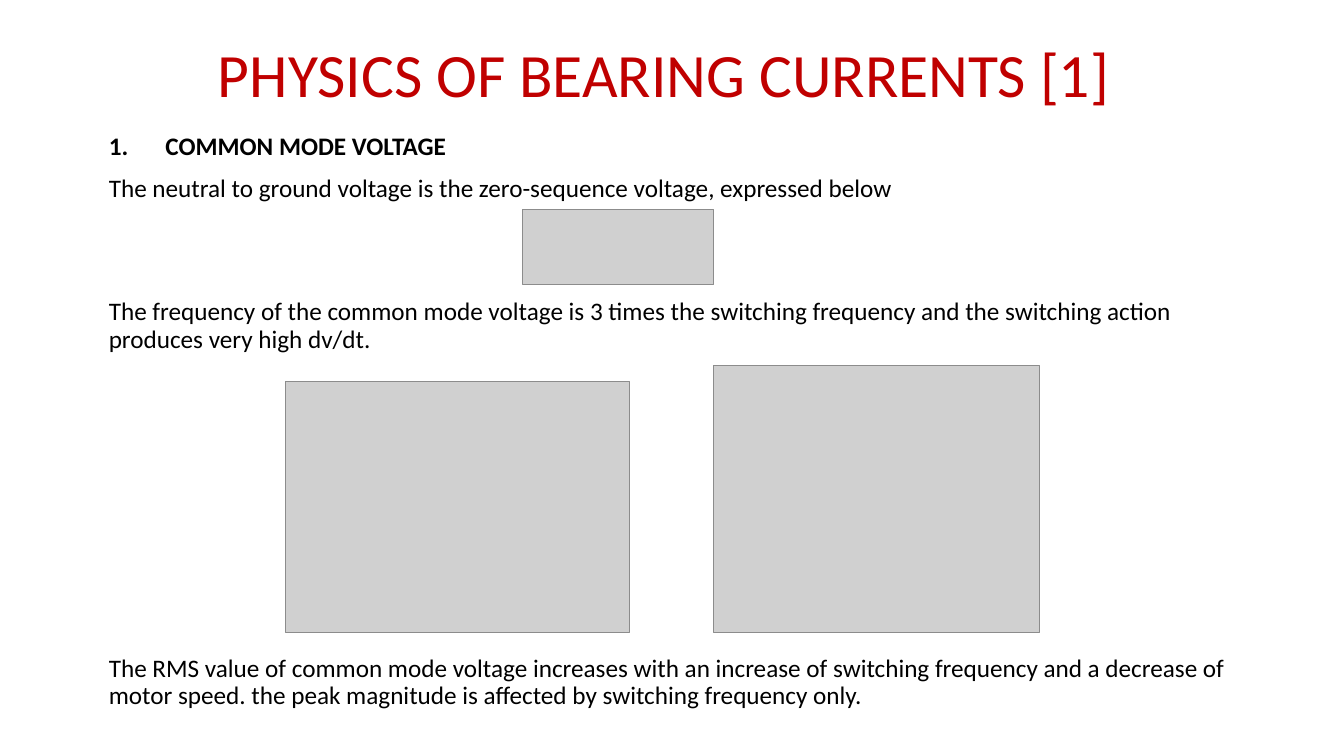
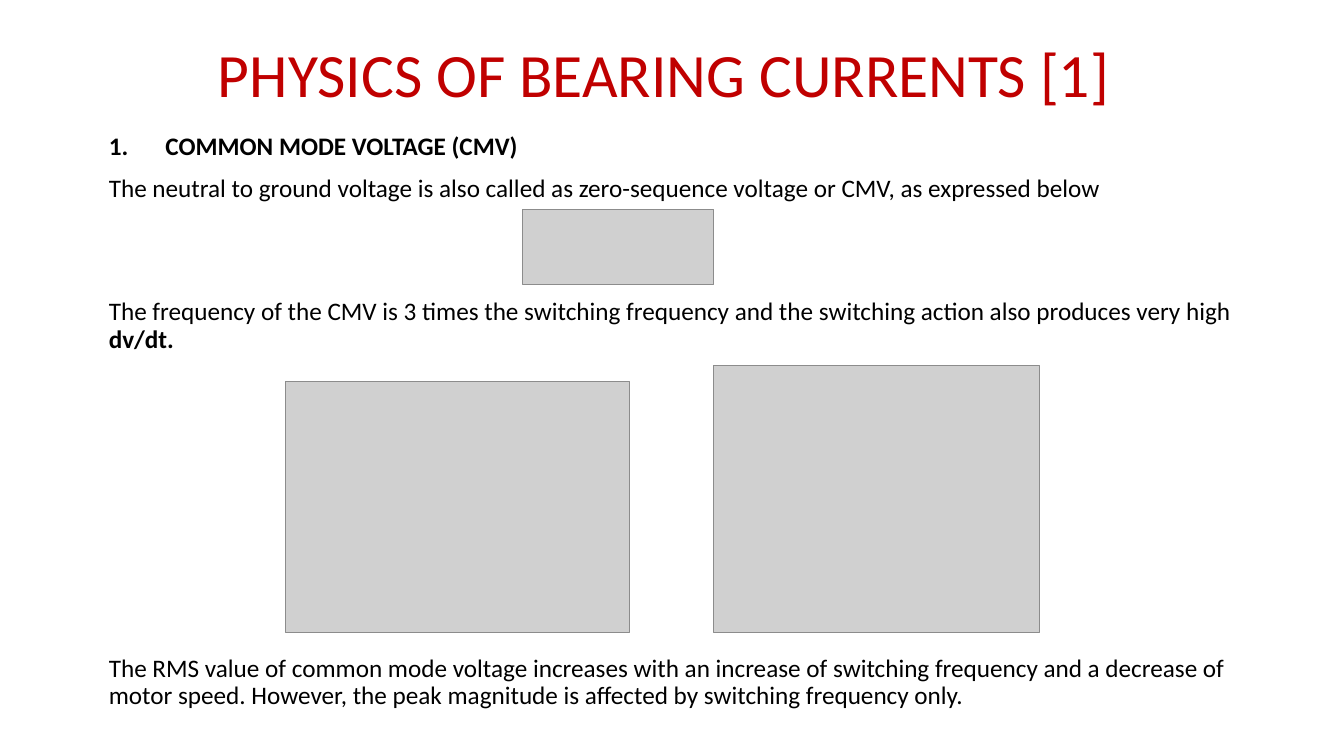
Before and after one commit to EnesAyaz/KTH, a slide deck: slide 3 of Weekly-Reports/BearingCurrentsSourceAndMitigations.pptx. Drawn at 1344x756 pixels with LibreOffice and Linux fonts; fonts in the diff are those of the drawing; grey boxes stand for pictures. Boxes give left, top, right and bottom in pixels: in the first picture for what was removed or moved away, otherwise in the second. Text is boxed around its words. In the diff, an @@ line names an element or a change of style, - is before the commit and + after.

```diff
--- a/Weekly-Reports/BearingCurrentsSourceAndMitigations.pptx
+++ b/Weekly-Reports/BearingCurrentsSourceAndMitigations.pptx
@@ text at (109, 136, 1230, 709): text changed @@
-1. COMMON MODE VOLTAGE
-The neutral to ground voltage is the zero-sequence voltage, expressed below
-The frequency of the common mode voltage is 3 times the switching frequency and the switching action produces very high dv/dt.
-The RMS value of common mode voltage increases with an increase of switching frequency and a decrease of motor speed. the peak magnitude is affected by switching frequency only.
+1. COMMON MODE VOLTAGE (CMV)
+The neutral to ground voltage is also called as zero-sequence voltage or CMV, as expressed below
+The frequency of the CMV is 3 times the switching frequency and the switching action also produces very high dv/dt.
+The RMS value of common mode voltage increases with an increase of switching frequency and a decrease of motor speed. However, the peak magnitude is affected by switching frequency only.
```
Also in this commit, not shown: 10 other slides changed, 1 other file.
